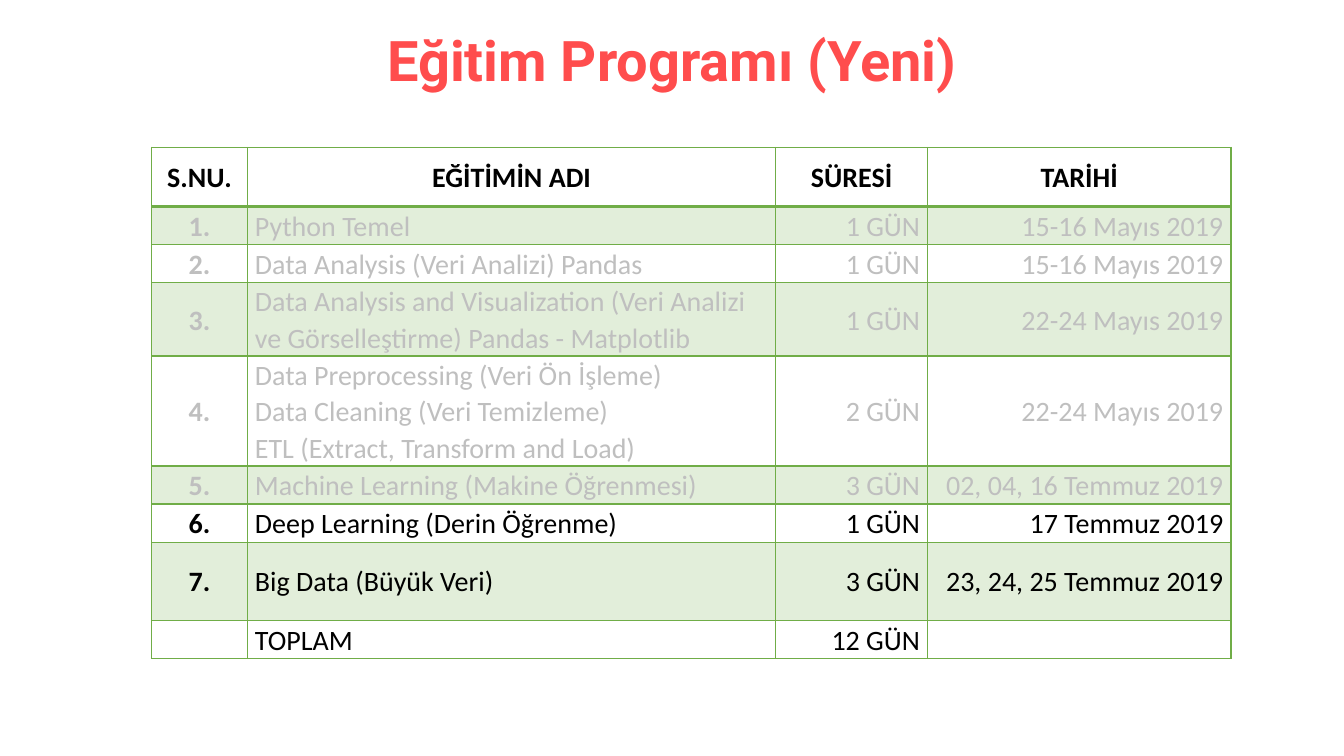
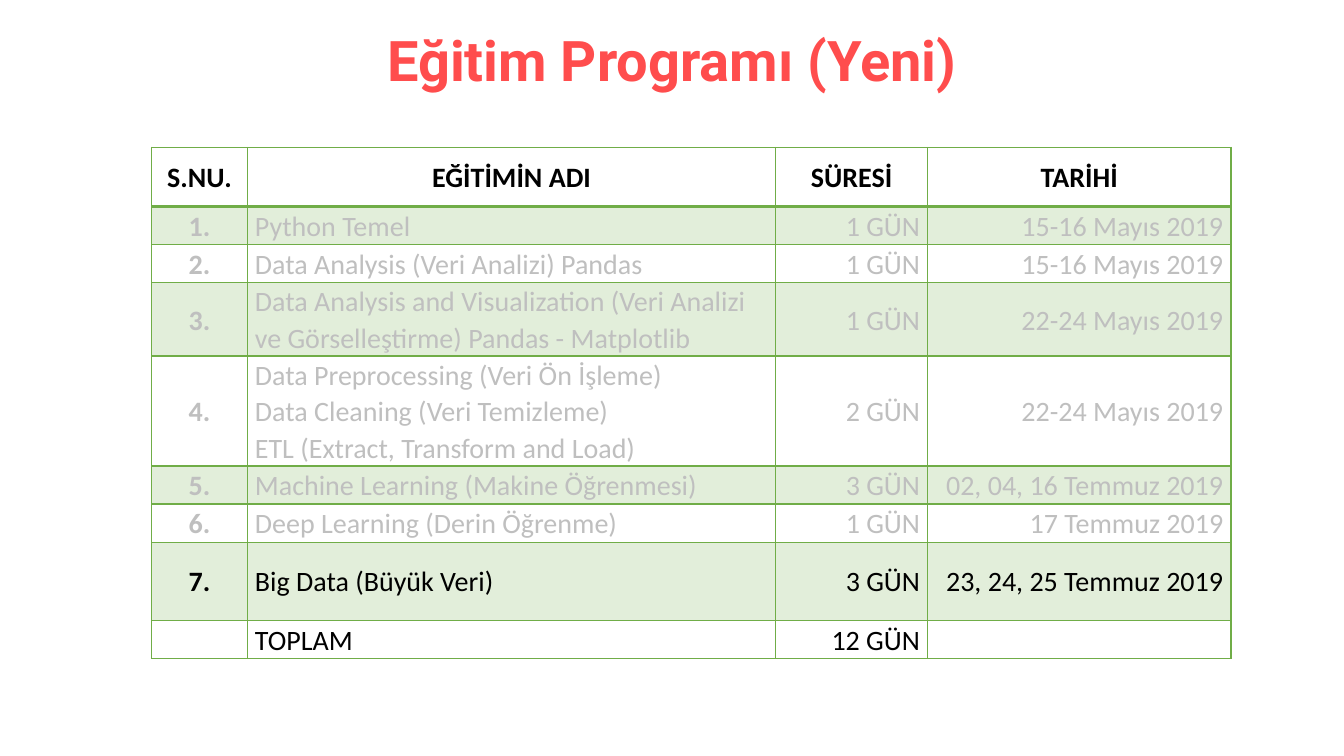
Before and after one commit to erkansirin78/preprocessing-analysis-ml-dl-big-data, a slide deck: slide 6 of acilis_sunumu.pptx. Drawn at 1344x756 pixels with LibreOffice and Linux fonts; fonts in the diff are those of the drawing. Boxes give left, top, right and bottom in pixels: in the first picture for what was removed or moved away, otherwise in the second. Text is boxed around its words. In the diff, an @@ line names an element or a change of style, - is before the commit and + after.

```diff
--- a/acilis_sunumu.pptx
+++ b/acilis_sunumu.pptx
@@ table at <box>152,147,1232,655</box> @@
@@ text colour #000000 to #BFBFBF in "6.", "Deep Learning (Derin Öğrenme)", "1 GÜN", "17 Temmuz 2019" @@
```
Also in this commit, not shown: 1 other file.
